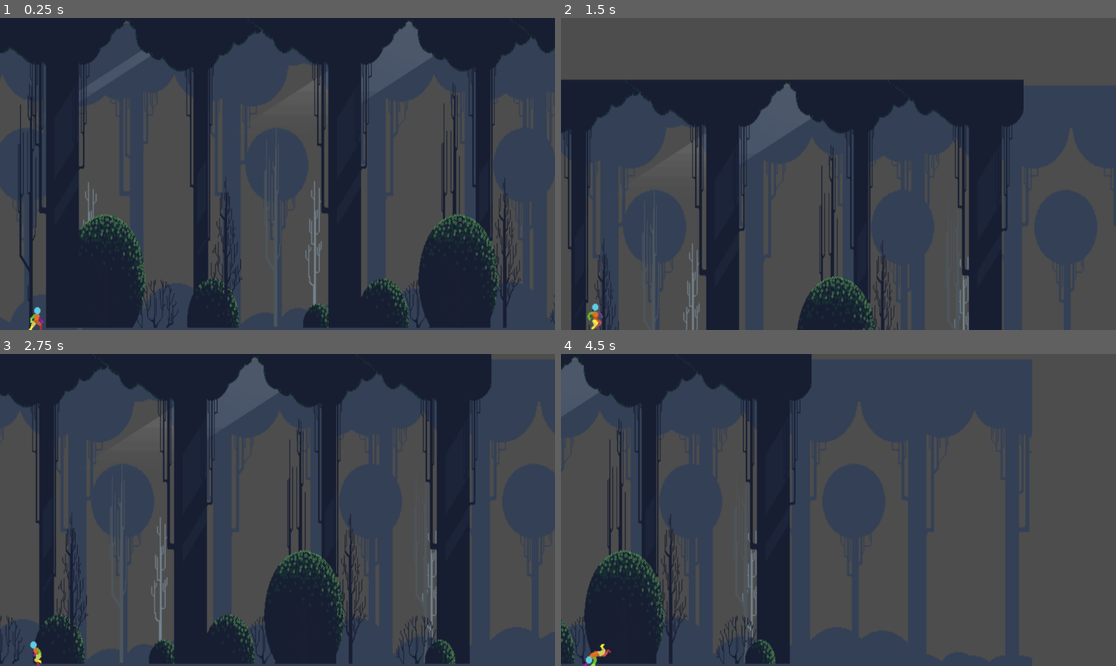
Above: before the commit, frames 1-4 (two rows, left to right).
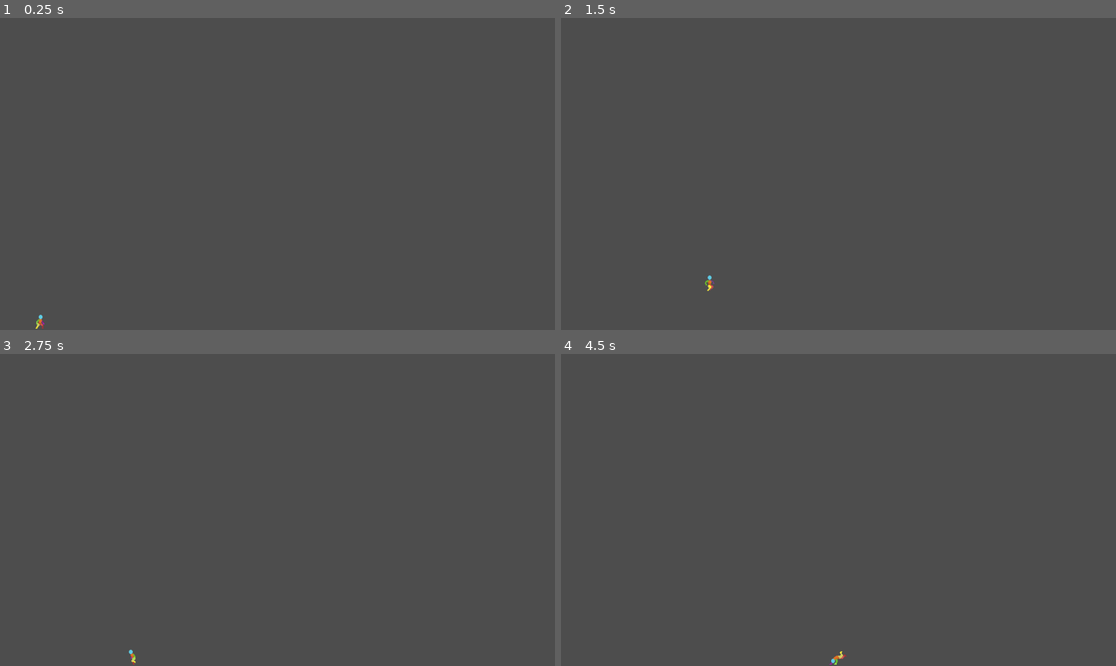
Above: after the commit, the same moments.

Repository: FileNomad/Game
Game: Godot game, scene res://game.tscn
Same seed, same stepped clock (60 frames per second), same inputs: the game is played once before the commit and once after it. The project has no main scene, so this scene is started directly.
Inputs:
- Up to frame 1 (0.25 s): no input
- Up to frame 2 (1.5 s): hold D (move_right) from 0.53 s (still down); tap S (roll) at 0.6, 1.35 s; tap Space (jump) at 0.77 s
- Up to frame 3 (2.75 s): tap Space (jump) at 1.52 s; release D (move_right) at 2.03 s; hold A (move_left) from 2.03 s (still down); tap S (roll) at 2.1 s
- Up to frame 4 (4.5 s): release A (move_left) at 2.78 s; hold D (move_right) 2.78-4.28 s; tap S (roll) at 2.85, 3.6, 4.35 s; tap Space (jump) at 3.02, 3.77 s; hold A (move_left) from 4.28 s (still down)

The runs differ from the first frame. In frame 1, 67% of the frame differs, in the area x 0-100%, y 0-100%; in frame 2, 51%; in frame 3, 65%; in frame 4, 50%.

Commit message:
created a wrap-around spawn functionality which I later realised I don't even need

Diff:
--- a/character.gd
+++ b/character.gd
@@ -7,8 +7,10 @@
 var roll_timer = 0.0
 var is_idle = true
 @onready var anim = $AnimatedSprite2D
+@onready var screen_size = get_viewport_rect().size
 
 func _physics_process(delta: float) -> void:
+	screen_wrap()
 	var direction = Vector2.ZERO
 	if Input.is_action_pressed("move_left"):
 		direction.x -= 1
@@ -53,3 +55,7 @@
 		else:
 			anim.play("jump")
 			is_idle = false
+
+func screen_wrap():
+	if position.x > screen_size.x:
+		position.x = 0
--- a/game.tscn
+++ b/game.tscn
@@ -1,47 +1,27 @@
-[gd_scene load_steps=7 format=3 uid="uid://cdf7cv0yya2ai"]
+[gd_scene load_steps=4 format=3 uid="uid://cdf7cv0yya2ai"]
 
 [ext_resource type="PackedScene" uid="uid://bet2yy2vwkpdl" path="res://player.tscn" id="1_80nbo"]
-[ext_resource type="Texture2D" uid="uid://cnrar1enuugun" path="res://background/Background layers/Layer_0008_3.png" id="1_e2o6t"]
-[ext_resource type="Texture2D" uid="uid://rm16or5byp28" path="res://background/Background layers/Layer_0007_Lights.png" id="2_fc0e3"]
-[ext_resource type="Texture2D" uid="uid://ogeebte828dr" path="res://background/Background layers/Layer_0005_5.png" id="3_7jktm"]
 
-[sub_resource type="RectangleShape2D" id="RectangleShape2D_mwb40"]
-size = Vector2(1166, 7)
+[sub_resource type="GDScript" id="GDScript_80nbo"]
+script/source = "extends Node2D
+
+
+"
 
 [sub_resource type="RectangleShape2D" id="RectangleShape2D_80nbo"]
-size = Vector2(4, 672)
+size = Vector2(1930.25, 10)
 
 [node name="Game" type="Node2D"]
+script = SubResource("GDScript_80nbo")
 
 [node name="StaticBody2D" type="StaticBody2D" parent="."]
 
 [node name="CollisionShape2D" type="CollisionShape2D" parent="StaticBody2D"]
-position = Vector2(580, 648)
-shape = SubResource("RectangleShape2D_mwb40")
-
-[node name="left_wall" type="CollisionShape2D" parent="StaticBody2D"]
-position = Vector2(-2, 326)
+position = Vector2(960.875, 1080)
 shape = SubResource("RectangleShape2D_80nbo")
 
-[node name="Layer00083" type="Sprite2D" parent="."]
-position = Vector2(881.5, -137)
-scale = Vector2(1.97953, 2.35561)
-texture = ExtResource("1_e2o6t")
+[node name="character" parent="." instance=ExtResource("1_80nbo")]
+position = Vector2(139, 1050)
 
-[node name="ParallaxBackground" type="ParallaxBackground" parent="."]
-
-[node name="ParallaxLayer" type="ParallaxLayer" parent="ParallaxBackground"]
-
-[node name="Parallax2D" type="Parallax2D" parent="ParallaxBackground/ParallaxLayer"]
-
-[node name="Layer00064" type="Sprite2D" parent="."]
-position = Vector2(478, -75)
-scale = Vector2(2.0194, 1.30958)
-texture = ExtResource("2_fc0e3")
-
-[node name="Layer00055" type="Sprite2D" parent="."]
-position = Vector2(669, -150.5)
-scale = Vector2(1.45043, 2.37705)
-texture = ExtResource("3_7jktm")
-
-[node name="character" parent="." instance=ExtResource("1_80nbo")]
+[node name="Camera2D" type="Camera2D" parent="."]
+offset = Vector2(960, 540)
--- a/player.tscn
+++ b/player.tscn
@@ -322,14 +322,9 @@
 script = ExtResource("1_q6r6c")
 
 [node name="AnimatedSprite2D" type="AnimatedSprite2D" parent="."]
-position = Vector2(78, 616)
 scale = Vector2(1.625, 1.83333)
 sprite_frames = SubResource("SpriteFrames_ornx7")
 animation = &"run"
 
 [node name="CollisionShape2D" type="CollisionShape2D" parent="."]
-position = Vector2(73.5, 616)
 shape = SubResource("RectangleShape2D_kdubu")
-
-[node name="Camera2D" type="Camera2D" parent="."]
-position = Vector2(578, 321)
--- a/project.godot
+++ b/project.godot
@@ -12,6 +12,11 @@
 
 config/name="Practice"
 config/features=PackedStringArray("4.4", "Mobile")
+
+[display]
+
+window/size/viewport_width=1920
+window/size/viewport_height=1080
 
 [input]
 
